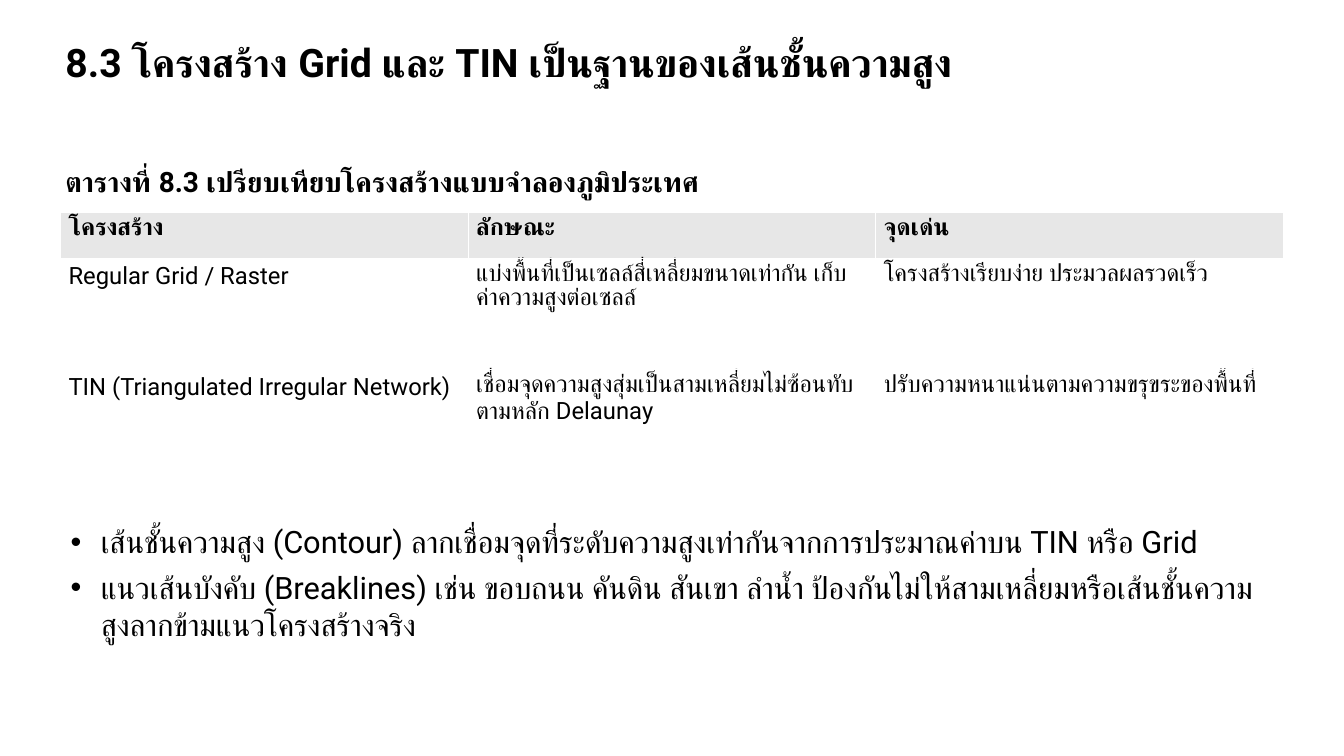
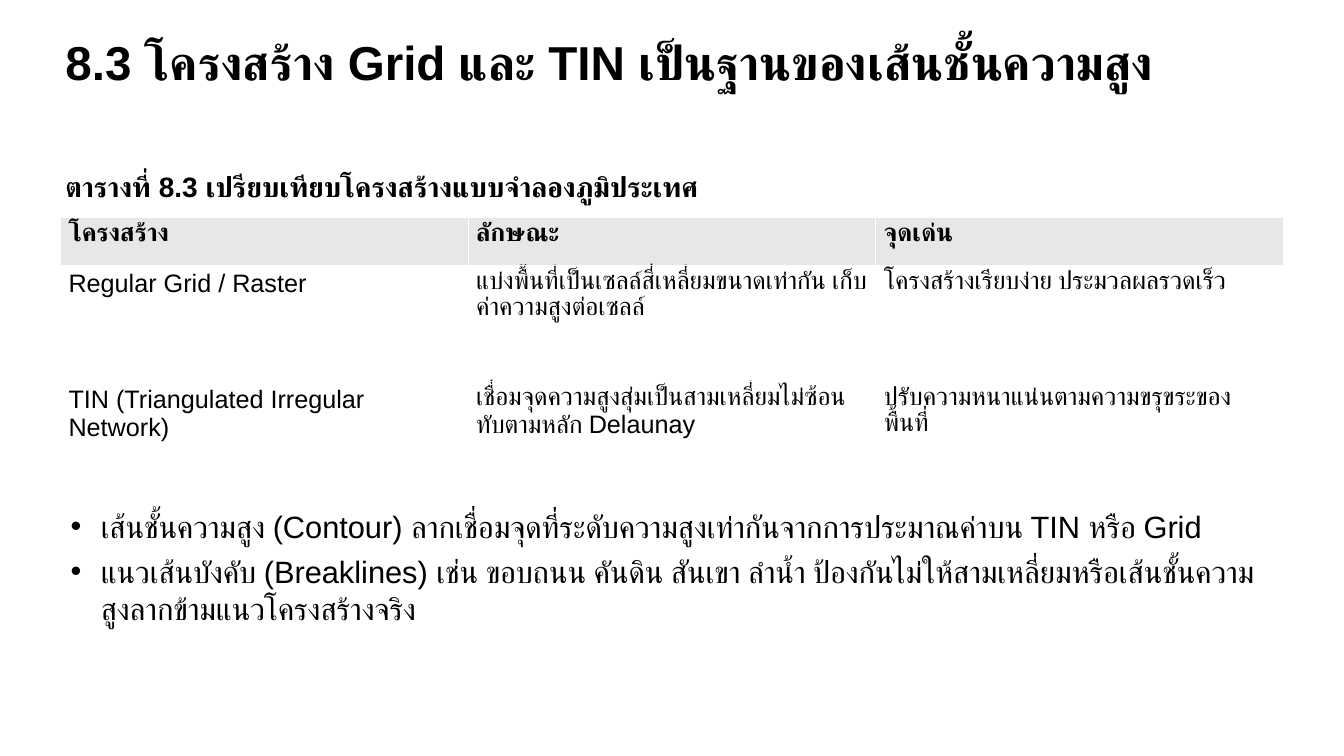
Before and after one commit to soravisAmn/Presentation, a slide deck: slide 39 of Surveying Technologies/draft#1/draft1.pptx. Drawn at 1344x756 pixels with LibreOffice and Linux fonts; fonts in the diff are those of the drawing. Boxes give left, top, right and bottom in pixels: in the first picture for what was removed or moved away, otherwise in the second. Text is boxed around its words. In the diff, an @@ line names an element or a change of style, - is before the commit and + after.

```diff
--- a/Surveying Technologies/draft#1/draft1.pptx
+++ b/Surveying Technologies/draft#1/draft1.pptx
@@ text "8.3 โครงสร้าง Grid และ TIN ..." at (65, 43, 1154, 94): size 28 to 34 pt, font Roboto to Arial @@
@@ text "ตารางที่ 8.3 เปรียบเทียบโครงสร้างแบบจำลองภูมิประเทศ" at (65, 175, 699, 205): font Roboto to Arial @@
@@ table at (60, 218, 1282, 464) @@
@@ size 17 to 18 pt, font Roboto to Arial @@
@@ table: place and size @@
-table at (60, 213, 1282, 480)
+table at (60, 218, 1282, 464)
@@ text "เส้นชั้นความสูง (Contour) ลากเชื่อมจุดที่ระดับความสูงเท่ากัน ..." at (101, 513, 1254, 629): font Roboto to Arial @@
@@ text "เส้นชั้นความสูง (Contour) ลากเชื่อมจุดที่ระดับความสูงเท่ากัน ...": place and size @@
-text "เส้นชั้นความสูง (Contour) ลากเชื่อมจุดที่ระดับความสูงเท่ากัน ..." at (101, 528, 1252, 644)
+text "เส้นชั้นความสูง (Contour) ลากเชื่อมจุดที่ระดับความสูงเท่ากัน ..." at (101, 513, 1254, 629)
```
Also in this commit, not shown: 62 other slides changed, 35 other files.
